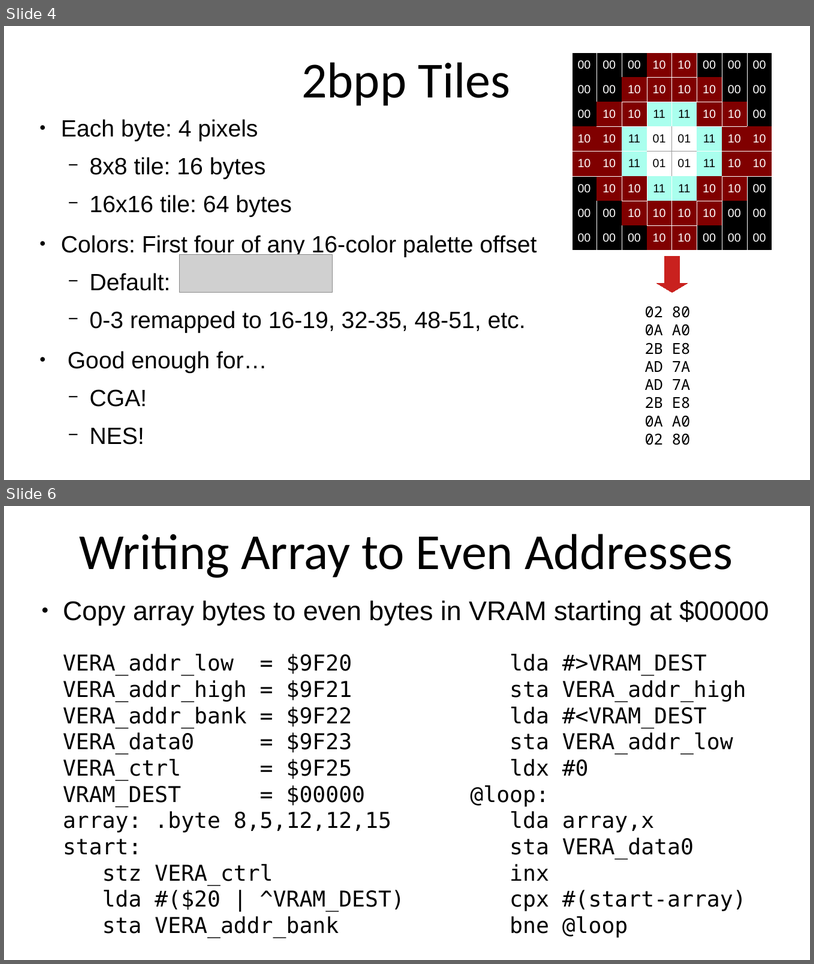
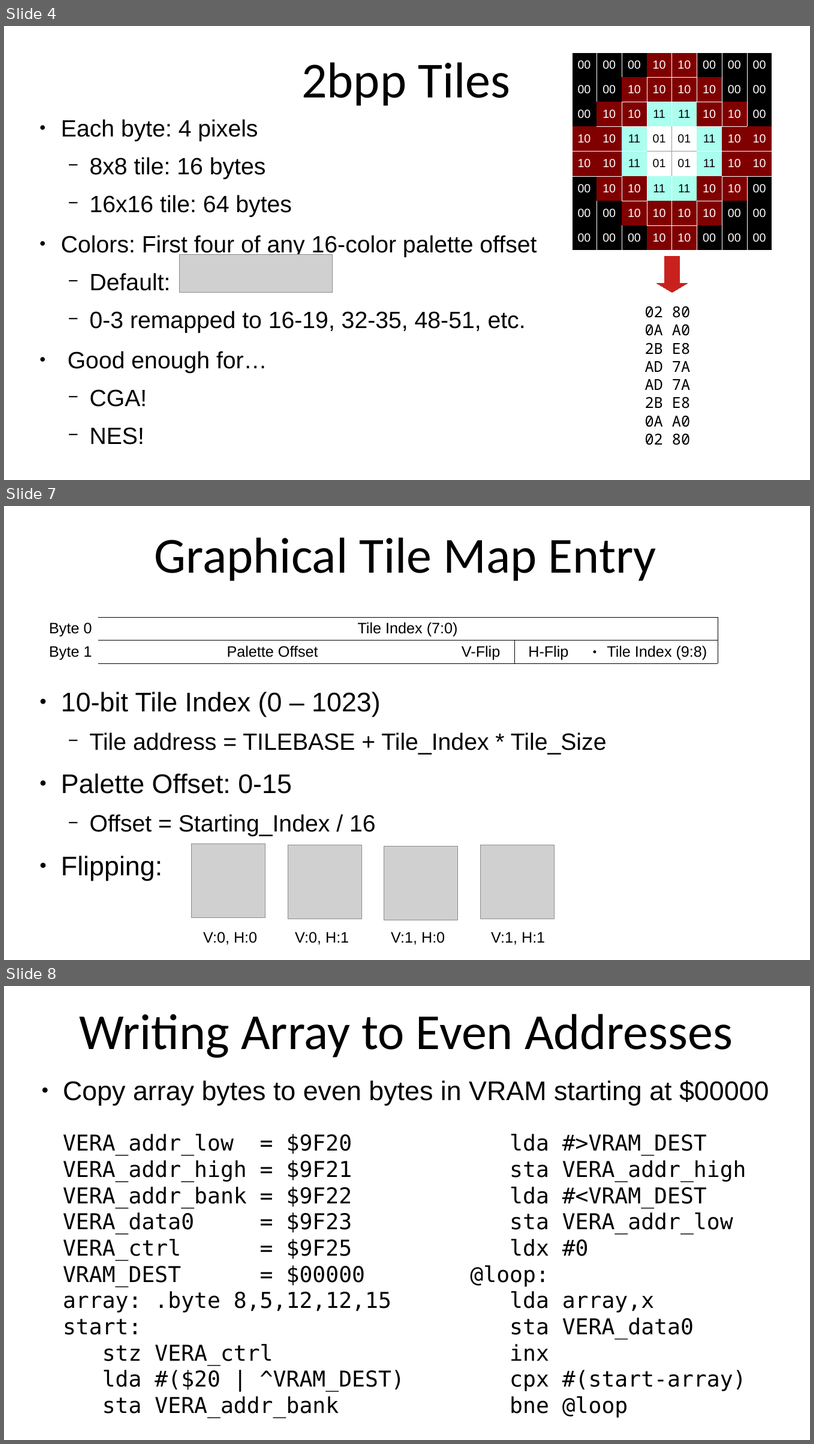
Before and after one commit to SlithyMatt/x16-assembly-tutorial, a slide deck: Lesson12/Lesson12.odp. Shown one above the other, each under a label of ours: slides 4 and 6 before the commit, slides 4, 7 and 8 after it; the slides between them are not shown. The pictures are 814x964 and 814x1444 pixels, drawn with LibreOffice and Linux fonts; fonts in the diff are those of the drawing; grey boxes stand for pictures. Boxes give left, top, right and bottom in pixels: in the first picture for what was removed or moved away, otherwise in the second. Text is boxed around its words. In the diff, an @@ line names an element or a change of style, - is before the commit and + after.

```diff
--- a/Lesson12/Lesson12.odp
+++ b/Lesson12/Lesson12.odp
@@ slide 7 added at [4, 506, 810, 960], background #FFFFFF @@
@@ title added at [155, 537, 657, 581], 60 pt, text #000000 @@
+Graphical Tile Map Entry
@@ table added at [28, 617, 719, 714], 2 rows, 5 columns @@
+Byte 0 | Tile Index (7:0) |  |  | 
+Byte 1 | Palette Offset | V-Flip | H-Flip | Tile Index (9:8)
@@ text added at [61, 691, 607, 880], 28 pt, text #000000 @@
+● 10-bit Tile Index (0 – 1023)
+  − Tile address = TILEBASE + Tile_Index * Tile_Size
+● Palette Offset: 0-15
+  − Offset = Starting_Index / 16
+● Flipping:
@@ picture added at [192, 844, 266, 918] @@
@@ picture added at [288, 845, 362, 919] @@
@@ picture added at [384, 846, 458, 920] @@
@@ picture added at [481, 845, 555, 919] @@
@@ text added at [203, 931, 545, 945], 18 pt, text #000000 @@
+V:0, H:0 V:0, H:1 V:1, H:0 V:1, H:1
@@ what was slide 6 is now slide 8 @@
```
Also in this commit, not shown: 1 slide changed, 1 other slide added, 2 slides removed.
